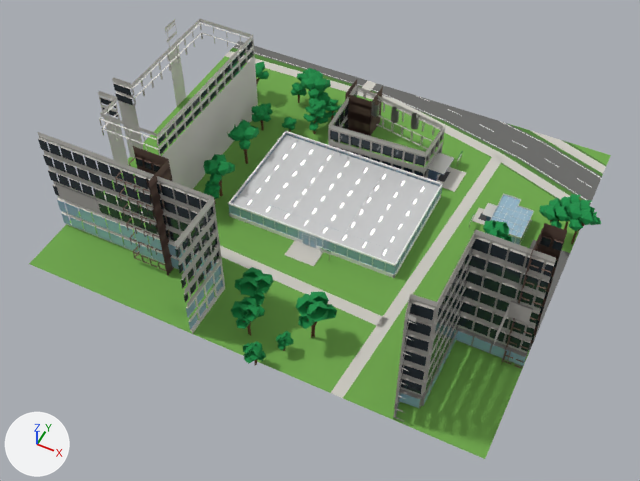
What one commit did to the FBX model unity/KatsushikaCampusDays/Assets/Models/Interiors/lab1.fbx.
Rendered twice from a 50 mm camera at (57.0, -105.9, 139.2) aimed at (3.7, 0.7, 6.0). Lighting does not change. The marker at lower left points along +X, +Y and +Z. The first picture is the older version. Where no turn or scale is listed for an object, it has been applied to the vertices.

Objects in the first picture: 'ext_lab1', 'ext_lab1_trees', 'wall_lab1'.
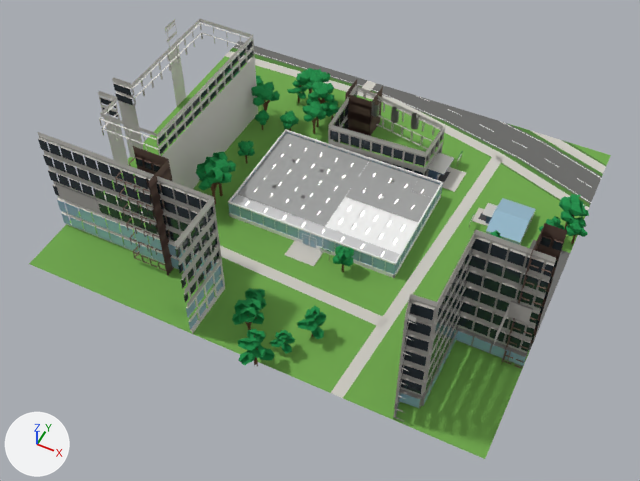
Diff of the bpy script that builds the scene:
```diff
--- a/unity/KatsushikaCampusDays/Assets/Models/Interiors/lab1.fbx.py
+++ b/unity/KatsushikaCampusDays/Assets/Models/Interiors/lab1.fbx.py
@@ me_ext_lab1_trees @@
-me_ext_lab1_trees.from_pydata(...)  # 3977 vertices, 3146 faces; spans x -43.9..53.1, y -30.0..48.2, z 0.0..11.6
+me_ext_lab1_trees.from_pydata(...)  # 3957 vertices, 3226 faces; spans x -43.4..51.4, y -31.2..48.8, z 0.0..11.6
+# me_ext_lab1_trees part 5: the loose piece of 10 vertices spanning x -0.5..2.7, y -24.1..-21.1, z 7.6..9.4 is multiplied about its middle by the matrix ((0.979, -0.113, 0.007), (0.113, 0.979, 0.003), (-0.008, -0.002, 0.985)), then moved by (-0.3, 1.5, -0.1)
+# me_ext_lab1_trees part 6: 261 loose pieces with 2287 vertices, spanning x -43.9..53.1, y -30.0..47.0, z 2.1..11.6, are deleted
+# me_ext_lab1_trees part 7: 14 vertices moved within x -41.6..-12.7, y 7.3..45.2, z 0.0..6.1; 746 vertices removed from x -42.1..-11.0, y 3.4..45.5, z 0.0..8.0; 2072 vertices added at x -43.4..-10.9, y 0.7..48.8, z 0.0..11.6
+# me_ext_lab1_trees part 8: 10 vertices moved within x -0.2..11.5, y -28.1..-17.1, z 0.0..5.3; 252 vertices removed from x -3.3..12.6, y -29.5..-16.0, z 0.0..7.9; 752 vertices added at x -3.3..14.1, y -31.2..2.4, z 0.0..9.6
+# me_ext_lab1_trees part 9: 8 vertices moved within x 34.9..49.1, y 7.5..28.2, z 0.0..2.8; 222 vertices removed from x 34.0..49.2, y -0.8..29.3, z 0.0..7.4; 656 vertices added at x 32.3..51.4, y -2.5..30.8, z 0.0..7.3
+# other edits to the shape of me_ext_lab1_trees do not show in these pictures
 me_ext_lab1_trees.materials.append(mat_trunk)
@@ me_wall_lab1 @@
-me_wall_lab1.from_pydata(...)  # 1422 vertices, 1012 faces; spans x -19.3..19.3, y 3.0..28.9, z 0.0..4.1
+me_wall_lab1.from_pydata(...)  # 1574 vertices, 1131 faces; spans x -19.3..19.3, y 3.0..28.9, z 0.0..4.5
+# me_wall_lab1 part 1: 119 loose pieces with 824 vertices, spanning x -19.0..19.0, y 3.3..28.6, z 0.0..3.2, are deleted
+# me_wall_lab1 part 2: 222 vertices moved from x -19.3..19.3, y 3.0..28.9, z 1.0..3.7 to x -19.3..19.3, y 3.0..28.9, z 1.0..4.5; 2 vertices removed from x -1.6, y 3.1, z 3.7; 874 vertices added at x -19.0..19.0, y 3.1..28.6, z 0.0..4.1
+# other edits to the shape of me_wall_lab1 do not show in these pictures
 me_wall_lab1.materials.append(mat_wall_white)
@@ me_wall_lab1 @@
 me_wall_lab1.materials.append(mat_glass_partition)
+me_wall_lab1.materials.append(mat_ceiling_white)  # white #f6f6f5
+me_wall_lab1.materials.append(mat_lab1_ceiling_slab)  # grey #a2a3a2
+me_wall_lab1.materials.append(mat_lab1_shutter)  # light grey #bfc3c2
+me_wall_lab1.materials.append(mat_stainless)  # light grey #dadbdb
@@ me_ext_lab1 @@
-me_ext_lab1.from_pydata(...)  # 5334 vertices, 2682 faces; spans x -49.3..49.3, y -27.0..58.9, z 0.0..34.9
+me_ext_lab1.from_pydata(...)  # 5139 vertices, 2595 faces; spans x -49.3..49.3, y -27.0..58.9, z 0.0..34.9
+# me_ext_lab1 part 3: 39 loose pieces with 193 vertices, spanning x 31.9..39.3, y 21.9..32.6, z 0.5..3.2, are deleted
+# me_ext_lab1 part 4: 67 vertices moved from x 31.9..39.3, y 21.9..32.6, z 0.5..3.1 to x 31.9..39.3, y 21.9..32.6, z 0.5..3.4; 106 vertices removed from x 31.9..39.3, y 21.9..32.6, z 0.5..3.4; 104 vertices added at x 31.9..39.3, y 21.9..32.6, z 0.5..2.0
+# other edits to the shape of me_ext_lab1 do not show in these pictures
 me_ext_lab1.materials.append(mat_stone_dark)
@@ ob_furn_lab1_03_shop @@
+ob_furn_lab1_03_shop = bpy.data.objects.new('furn_lab1_03_shop', me_furn_lab1_03_shop)  # 5224 vertices, 4463 faces; spans x -18.9..1.9, y 6.9..28.4, z 0.0..3.8; in mat_lab1_duct (light grey #c5c8c8), mat_lab1_cable_rack (grey #95999b), mat_plastic_white (white #f2f2f0), mat_metal_dark (grey #6c6e6f), mat_lab1_machine_grey (grey #9b9fa1), mat_lab1_machine_blue (blue #2c6cad), mat_lab1_machine_cream (light grey #d8d8d0), mat_stainless (light grey #dadbdb), mat_glass_interior (light grey #cedddf), mat_plastic_black (dark grey #424244), mat_screen_blue (blue #4d76a2, glowing blue #76aded), mat_lab1_lane_yellow (yellow #e2c527), mat_rubber_black (dark grey #373738), mat_lab1_tool_red (red #af3c35), mat_metal_gray (grey #b8babc), mat_lab1_stock_steel (grey #adafb1), mat_lab1_bench_orange (orange #e59030), mat_board_white (white #f8f8f8), mat_chair_grey (grey #88898b), mat_fire_red (red #c5423c), mat_metal_white (light grey #e2e2de), mat_sign_plate_blue (blue #4d84af)
+ob_furn_lab1_03_shop.location = (0.0, 0.0, 0.0)
```

Location of each change, [x1, y1, x2, y2] in pixels of the pictures (640 x 481 px; the box of a moved part takes in the faces that stretch with it):
'wall_lab1', reshaped: before [228, 131, 443, 278]; after [228, 129, 443, 278]
'ext_lab1_trees', reshaped: before [203, 62, 601, 365]; after [196, 67, 589, 367]
'furn_lab1_03_shop', added (mostly hidden): after [263, 145, 324, 199]
part 1 of me_wall_lab1, deleted: before [232, 135, 440, 264]
part 2 of me_wall_lab1, built on: before [228, 132, 443, 269]; after [228, 129, 443, 269]
part 3 of me_ext_lab1, deleted: before [493, 197, 531, 244]
part 4 of me_ext_lab1, moved or reshaped: before [490, 193, 534, 245]; after [485, 198, 536, 245]
part 5 of me_ext_lab1_trees, moved or reshaped: before [241, 304, 259, 322]; after [244, 298, 262, 315]
part 6 of me_ext_lab1_trees, deleted: before [203, 62, 601, 364]
part 7 of me_ext_lab1_trees, built on: before [205, 79, 342, 204]; after [196, 67, 340, 205]
part 8 of me_ext_lab1_trees, built on: before [233, 301, 318, 365]; after [232, 245, 354, 367]
part 9 of me_ext_lab1_trees, reshaped (mostly hidden before): before [550, 220, 577, 244]; after [490, 216, 588, 244]
